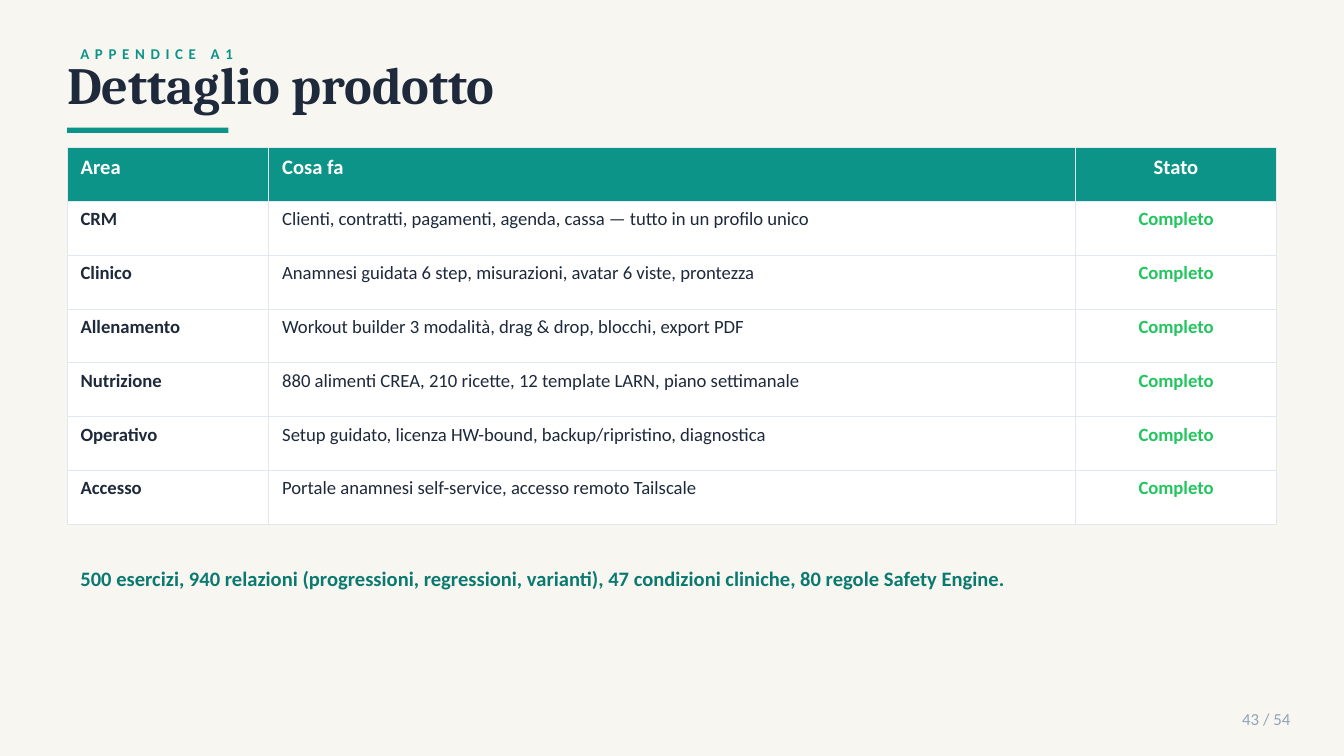
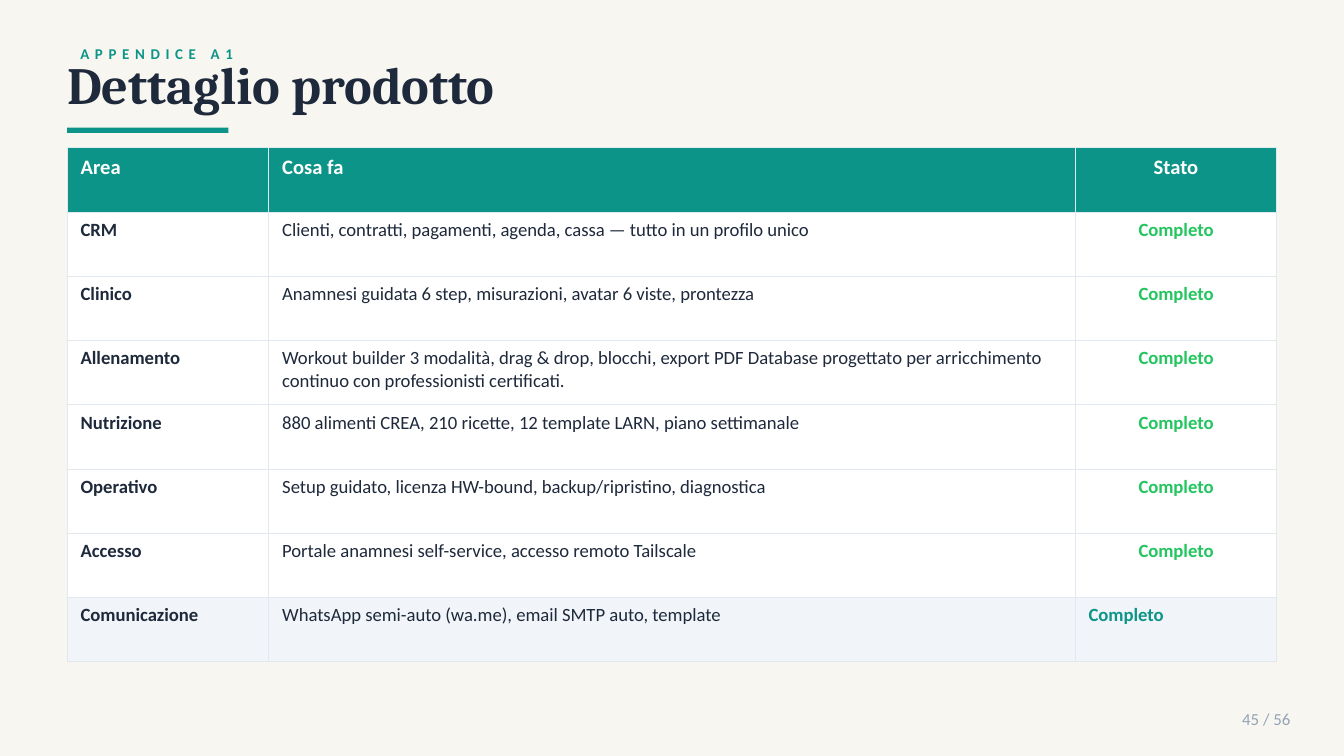
Before and after one commit to gverardo87-lab/FitManager_Studio-, a slide deck: slide 45 of FitManager_Business_Plan_2026.pptx (slide 43 before the commit). Drawn at 1344x756 pixels with LibreOffice and Linux fonts; fonts in the diff are those of the drawing. Boxes give left, top, right and bottom in pixels: in the first picture for what was removed or moved away, otherwise in the second. Text is boxed around its words. In the diff, an @@ line names an element or a change of style, - is before the commit and + after.

```diff
--- a/FitManager_Business_Plan_2026.pptx
+++ b/FitManager_Business_Plan_2026.pptx
@@ table at (67,148,1277,661) @@
-row 4, column 2: Workout builder 3 modalità, drag & drop, blocchi, export PDF
+row 4, column 2: Workout builder 3 modalità, drag & drop, blocchi, export PDF Database progettato per arricchimento continuo con professionisti certificati.
+row 8: Comunicazione | WhatsApp semi-auto (wa.me), email SMTP auto, template | Completo
@@ text removed at (80,571,1005,590) @@
-500 esercizi, 940 relazioni (progressioni, regressioni, varianti), 47 condizioni cliniche, 80 regole Safety Engine.
@@ text at (1242,714,1290,725): text changed @@
-43 / 54
+45 / 56
```
Also in this commit, not shown: 53 other slides changed, 2 slides added, 8 other files.
